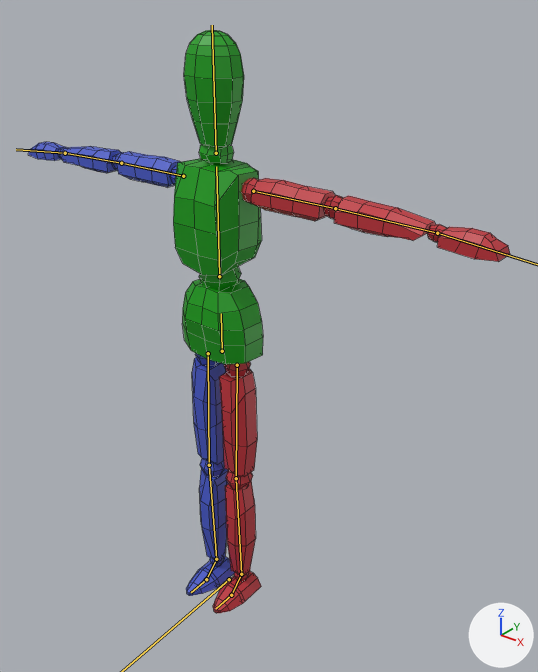
One commit to the FBX model Assets/Blender/Character.fbx: the scene before it, then after it.
One viewpoint serves both versions: a camera (50 mm lens) standing at (1.255, -1.361, 1.777) and looking at (0.112, 0.067, 0.891). Every picture has the same lights, and +X, +Y and +Z are marked at lower right. The bones that bend it are drawn over the model as lines. Mesh edges are drawn as thin lines.

The first picture shows 'Character'.
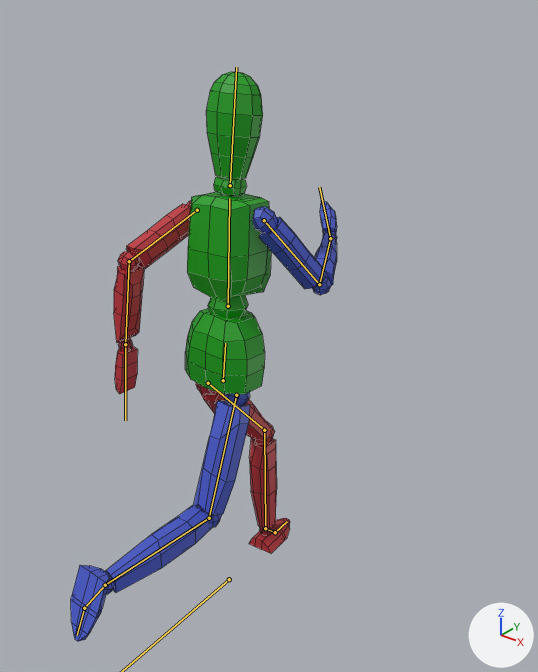
The newer file adds an action. The first version stands in its rest pose; the second is drawn at frame 2 of the action 'BackwardsRun'.

The edits, one by one:
Bone 'Hip' (bone_hip) moves from (0.0, 0.0, 0.0) to (0.0, -0.49, 0.0).
Bone 'Hip' (bone_hip) turns from (0, 0, 0) to (8, -180, 0) degrees about its own x, y and z.
Bone 'Spine' (bone_spine) turns from (0, 0, 0) to (0, -1, -4) degrees about its own x, y and z.
Bone 'Head' (bone_head) turns from (0, 0, 0) to (0, 0, 3) degrees about its own x, y and z.
Bone 'Upper Arm.L' (bone_upper_arm_l) turns from (0, 0, 0) to (-57, 11, -83) degrees about its own x, y and z.
Bone 'Lower Arm.L' (bone_lower_arm_l) turns from (0, 0, 0) to (62, -10, -6) degrees about its own x, y and z.
Bone 'Upper Arm.R' (bone_upper_arm_r) turns from (0, 0, 0) to (35, 7, 68) degrees about its own x, y and z.
Bone 'Lower Arm.R' (bone_lower_arm_r) turns from (0, 0, 0) to (74, -17, 34) degrees about its own x, y and z.
Bone 'Hand.R' (bone_hand_r) turns from (0, 0, 0) to (12, -5, 10) degrees about its own x, y and z.
Bone 'Upper Leg.L' (bone_upper_leg_l) turns from (0, 0, 0) to (46, -2, -4) degrees about its own x, y and z.
Bone 'Lower Leg.L' (bone_lower_leg_l) turns from (0, 0, 0) to (-40, 0, 0) degrees about its own x, y and z.
Bone 'Upper Leg.R' (bone_upper_leg_r) turns from (0, 0, 0) to (-15, 0, 0) degrees about its own x, y and z.
Bone 'Lower Leg.R' (bone_lower_leg_r) turns from (0, 0, 0) to (-70, 0, 0) degrees about its own x, y and z.
Bone 'Foot.R' (bone_foot_r) turns from (0, 0, 0) to (23, 0, 0) degrees about its own x, y and z.

Location of each change, (x1, y1, x2, y2) in pixels of the pictures (538 x 672 px):
'Character', posed (45% narrower): before (29, 30, 510, 613); after (71, 72, 337, 642)
bone 'Hip', root to tip: before (222, 351) to (221, 313); after (223, 380) to (225, 343)
bone 'Spine', root to tip: before (219, 276) to (216, 166); after (228, 306) to (229, 198)
bone 'Head', root to tip: before (216, 153) to (212, 25); after (230, 185) to (236, 67)
bone 'Upper Arm.L', root to tip: before (253, 191) to (335, 208); after (197, 210) to (129, 261)
bone 'Lower Arm.L', root to tip: before (335, 208) to (437, 233); after (129, 261) to (125, 344)
bone 'Upper Arm.R', root to tip: before (183, 176) to (121, 163); after (264, 220) to (319, 284)
bone 'Lower Arm.R', root to tip: before (121, 163) to (65, 153); after (319, 284) to (330, 238)
bone 'Hand.R', root to tip: before (65, 153) to (16, 149); after (330, 238) to (319, 187)
bone 'Upper Leg.L', root to tip: before (237, 365) to (236, 478); after (208, 383) to (264, 430)
bone 'Lower Leg.L', root to tip: before (236, 478) to (241, 574); after (264, 430) to (265, 528)
bone 'Upper Leg.R', root to tip: before (208, 353) to (209, 465); after (236, 395) to (209, 518)
bone 'Lower Leg.R', root to tip: before (209, 465) to (216, 559); after (209, 518) to (105, 585)
bone 'Foot.R', root to tip: before (216, 559) to (206, 579); after (105, 585) to (84, 608)
